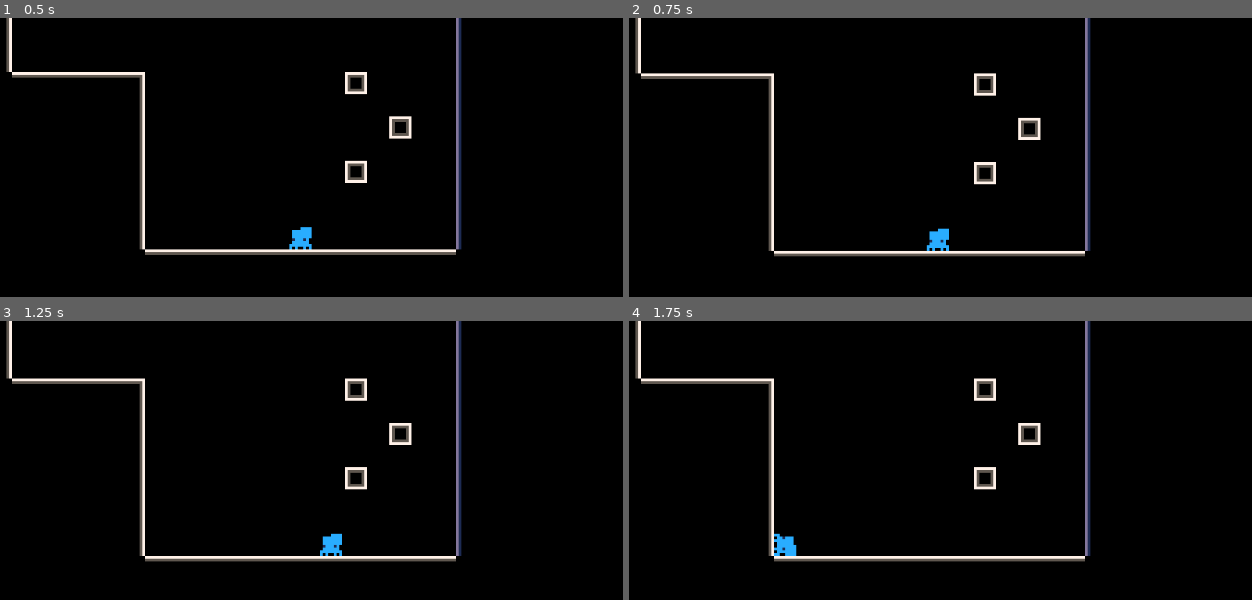
Above: before the commit, frames 1-4 (two rows, left to right).
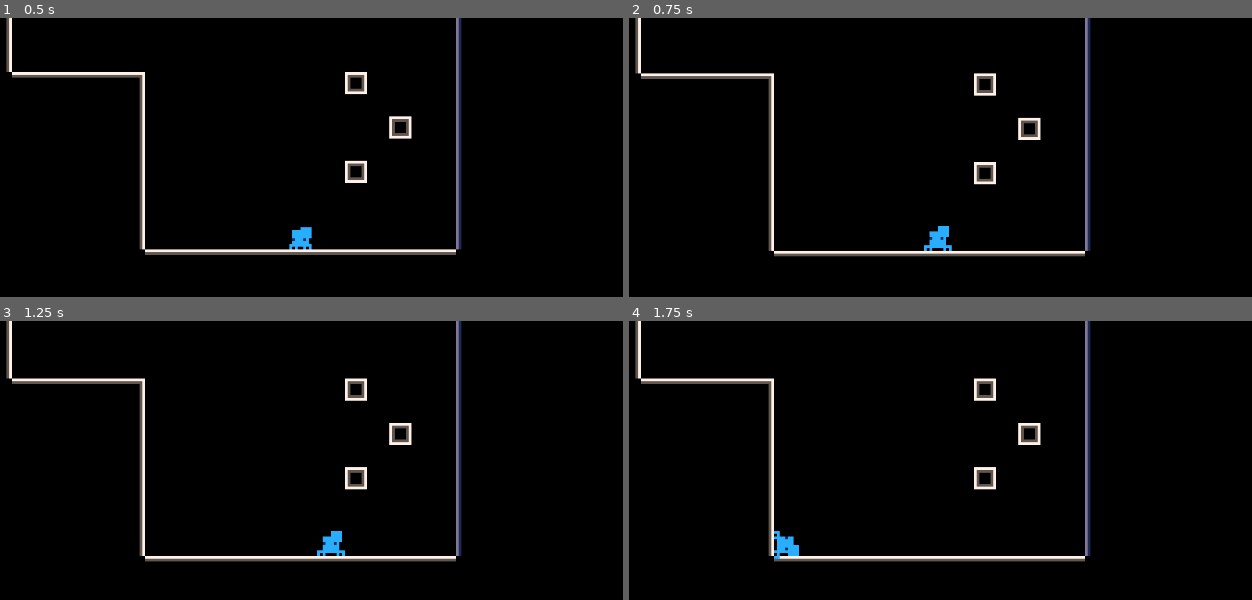
Above: after the commit, the same moments.

Repository: Flamenccio/spider-jump
Game: Godot game, scene res://test_world.tscn
Same seed, same stepped clock (60 frames per second), same inputs: the game is played once before the commit and once after it.
Inputs (mouse positions are in pixels of both pictures, inside the frame that each line leads up to):
- Up to frame 1 (0.5 s): no input
- Up to frame 2 (0.75 s): tap Enter at 0.5 s; move the mouse to (1102, 218) at 0.52 s; press the mouse at (1102, 218) at 0.53 s; hold D (move_right) from 0.53 s (still down)
- Up to frame 3 (1.25 s): keep holding D (move_right)
- Up to frame 4 (1.75 s): release D (move_right) at 1.25 s; release the mouse at (1102, 521) at 1.25 s; drag from (772, 569) to (959, 546) at 1.27 s

Frame 1 is identical in both runs. In frame 2, 0.1% of the frame differs, in the area x 47-52%, y 74-84%; in frame 3, 0.1%; in frame 4, 0.1%.

Commit message:
add player animations

Diff:
--- /dev/null
+++ b/animation_handler.gd
@@ -0,0 +1,14 @@
+extends Node
+
+@export var _sprite: AnimatedSprite2D
+
+func on_player_land() -> void:
+	_sprite.play('idle')
+
+
+func on_player_jump() -> void:
+	_sprite.play('jump')
+
+
+func on_player_jump_ready() -> void:
+	_sprite.play('charge')
--- a/input_service.gd
+++ b/input_service.gd
@@ -3,6 +3,7 @@
 signal move_input_change(move_input: Vector2)
 signal pull_input_change(pull_input: Vector2)
 signal pull_release()
+signal pull_press()
 
 @export var _pull_origin: Node2D
 var _current_move_input: Vector2 = Vector2.ZERO
@@ -33,7 +34,7 @@
 
 func _input(event: InputEvent) -> void:
 	_handle_move_input()
-	_handle_pull_release(event)
+	_handle_pull(event)
 
 
 func _process(delta: float) -> void:
@@ -57,9 +58,11 @@
 	pull_input_change.emit(pull)
 
 
-func _handle_pull_release(event: InputEvent) -> void:
+func _handle_pull(event: InputEvent) -> void:
 	if event.is_action_released('pull_button'):
 		pull_release.emit()
+	if event.is_action_pressed("pull_button"):
+		pull_press.emit()
 
 
 func _handle_pull_input_kbm() -> void:
--- a/jump.gd
+++ b/jump.gd
@@ -2,6 +2,9 @@
 
 @export var _jump_force: float = 1.0
 var _pull: Vector2
+
+signal jump_charge()
+signal jump_release()
 
 func _on_input_service_pull_input_change(pull_input:Vector2) -> void:
 	_pull = pull_input
@@ -9,6 +12,11 @@
 
 func _on_input_service_pull_release() -> void:
 	_jump()
+	jump_release.emit()
+
+
+func _on_input_service_pull_press() -> void:
+	jump_charge.emit()
 
 
 func _jump() -> void:
--- a/player.gd
+++ b/player.gd
@@ -3,6 +3,8 @@
 signal internal_move_input_change(move_input: Vector2)
 signal internal_pull_input_change(pull_input: Vector2)
 signal internal_pull_release()
+signal internal_pull_press()
+
 var _gravity_scale: float
 
 func _ready() -> void:
@@ -30,6 +32,10 @@
 	internal_pull_release.emit()
 
 
+func _on_input_service_pull_press() -> void:
+	internal_pull_press.emit()
+
+
 func _rotate_against_normal(normal: Vector2) -> void:
 	# The player UP vector must match the given normal
 	var up_angle := rotation - PI / 2.0
--- a/scenes/player.tscn
+++ b/scenes/player.tscn
@@ -17,6 +17,7 @@
 [ext_resource type="Script" uid="uid://dj2pny76cdmi5" path="res://collision_handler.gd" id="15_wqfne"]
 [ext_resource type="Script" uid="uid://dpo14nn1hpmd2" path="res://ground_raycast.gd" id="16_qfm1y"]
 [ext_resource type="Shape2D" uid="uid://clf4j6ia4qkob" path="res://collision_shapes/detector_area.tres" id="16_wnwbv"]
+[ext_resource type="Script" uid="uid://cgp4fe4l1vgna" path="res://animation_handler.gd" id="18_fulsm"]
 
 [sub_resource type="PhysicsMaterial" id="PhysicsMaterial_f3sb7"]
 bounce = 1.0
@@ -25,18 +26,42 @@
 [sub_resource type="CircleShape2D" id="CircleShape2D_pkg7o"]
 radius = 3.0
 
+[sub_resource type="AtlasTexture" id="AtlasTexture_qfm1y"]
+atlas = ExtResource("2_qfm1y")
+region = Rect2(16, 80, 16, 16)
+
 [sub_resource type="AtlasTexture" id="AtlasTexture_036b0"]
 atlas = ExtResource("2_qfm1y")
 region = Rect2(0, 80, 16, 16)
 
+[sub_resource type="AtlasTexture" id="AtlasTexture_fulsm"]
+atlas = ExtResource("2_qfm1y")
+region = Rect2(0, 96, 16, 16)
+
 [sub_resource type="SpriteFrames" id="SpriteFrames_f3sb7"]
 animations = [{
+"frames": [{
+"duration": 1.0,
+"texture": SubResource("AtlasTexture_qfm1y")
+}],
+"loop": false,
+"name": &"charge",
+"speed": 5.0
+}, {
 "frames": [{
 "duration": 1.0,
 "texture": SubResource("AtlasTexture_036b0")
 }],
 "loop": false,
 "name": &"idle",
+"speed": 5.0
+}, {
+"frames": [{
+"duration": 1.0,
+"texture": SubResource("AtlasTexture_fulsm")
+}],
+"loop": false,
+"name": &"jump",
 "speed": 5.0
 }]
 
@@ -201,9 +226,8 @@
 
 [node name="Sprite" type="AnimatedSprite2D" parent="."]
 sprite_frames = SubResource("SpriteFrames_f3sb7")
-animation = &"idle"
+animation = &"jump"
 autoplay = "idle"
-frame_progress = 1.0
 
 [node name="StateMachine" type="Node" parent="." node_paths=PackedStringArray("_machine")]
 script = ExtResource("3_fulsm")
@@ -250,11 +274,6 @@
 [node name="CollisionHandler" type="Node" parent="."]
 script = ExtResource("15_wqfne")
 
-[node name="GroundRaycast" type="Node" parent="." node_paths=PackedStringArray("_raycast_source")]
-script = ExtResource("16_qfm1y")
-_raycast_layer = 2
-_raycast_source = NodePath("..")
-
 [node name="Detectors" type="Node2D" parent="."]
 
 [node name="GroundDetector" type="Area2D" parent="Detectors"]
@@ -275,8 +294,18 @@
 [node name="Collider" type="CollisionShape2D" parent="Detectors/SlipDetector"]
 shape = ExtResource("16_wnwbv")
 
+[node name="GroundRaycast" type="Node" parent="Detectors" node_paths=PackedStringArray("_raycast_source")]
+script = ExtResource("16_qfm1y")
+_raycast_layer = 2
+_raycast_source = NodePath("../..")
+
+[node name="AnimationHandler" type="Node" parent="." node_paths=PackedStringArray("_sprite")]
+script = ExtResource("18_fulsm")
+_sprite = NodePath("../Sprite")
+
 [connection signal="internal_move_input_change" from="." to="Actions/Crawl" method="_on_move_input_change"]
 [connection signal="internal_pull_input_change" from="." to="Actions/Jump" method="_on_input_service_pull_input_change"]
+[connection signal="internal_pull_press" from="." to="Actions/Jump" method="_on_input_service_pull_press"]
 [connection signal="internal_pull_release" from="." to="Actions/Jump" method="_on_input_service_pull_release"]
 [connection signal="entered" from="StateMachine/StateMachinePlayer" to="StateMachine" method="_on_state_machine_player_entered"]
 [connection signal="exited" from="StateMachine/StateMachinePlayer" to="StateMachine" method="_on_state_machine_player_exited"]
@@ -289,10 +318,13 @@
 [connection signal="grounded" from="StateMachine/Ground" to="Actions/Jump" method="set_active"]
 [connection signal="slippery_grounded" from="StateMachine/SlipperyGround" to="." method="on_unstick"]
 [connection signal="slippery_grounded" from="StateMachine/SlipperyGround" to="Actions/Crawl" method="set_active"]
+[connection signal="jump_charge" from="Actions/Jump" to="AnimationHandler" method="on_player_jump_ready"]
+[connection signal="jump_release" from="Actions/Jump" to="AnimationHandler" method="on_player_jump"]
 [connection signal="set_state_machine_condition" from="CollisionHandler" to="StateMachine" method="set_property"]
-[connection signal="change_player_rotation" from="GroundRaycast" to="." method="_rotate_against_normal"]
 [connection signal="body_entered" from="Detectors/GroundDetector" to="CollisionHandler" method="_on_ground_detector_body_entered"]
+[connection signal="body_entered" from="Detectors/GroundDetector" to="AnimationHandler" method="on_player_land" unbinds=1]
 [connection signal="body_exited" from="Detectors/GroundDetector" to="CollisionHandler" method="_on_ground_detector_body_exited"]
-[connection signal="body_shape_entered" from="Detectors/GroundDetector" to="GroundRaycast" method="_on_ground_detector_body_shape_entered"]
+[connection signal="body_shape_entered" from="Detectors/GroundDetector" to="Detectors/GroundRaycast" method="_on_ground_detector_body_shape_entered"]
 [connection signal="body_entered" from="Detectors/SlipDetector" to="CollisionHandler" method="_on_slip_detector_body_entered"]
 [connection signal="body_exited" from="Detectors/SlipDetector" to="CollisionHandler" method="_on_slip_detector_body_exited"]
+[connection signal="change_player_rotation" from="Detectors/GroundRaycast" to="." method="_rotate_against_normal"]
--- a/test_world.tscn
+++ b/test_world.tscn
@@ -120,4 +120,5 @@
 
 [connection signal="move_input_change" from="InputService" to="Player" method="_on_input_service_move_input_change"]
 [connection signal="pull_input_change" from="InputService" to="Player" method="_on_input_service_pull_input_change"]
+[connection signal="pull_press" from="InputService" to="Player" method="_on_input_service_pull_press"]
 [connection signal="pull_release" from="InputService" to="Player" method="_on_input_service_pull_release"]
Not shown, added: animation_handler.gd.uid
Not shown: 1 places in scenes/player.tscn that only renumber resources
